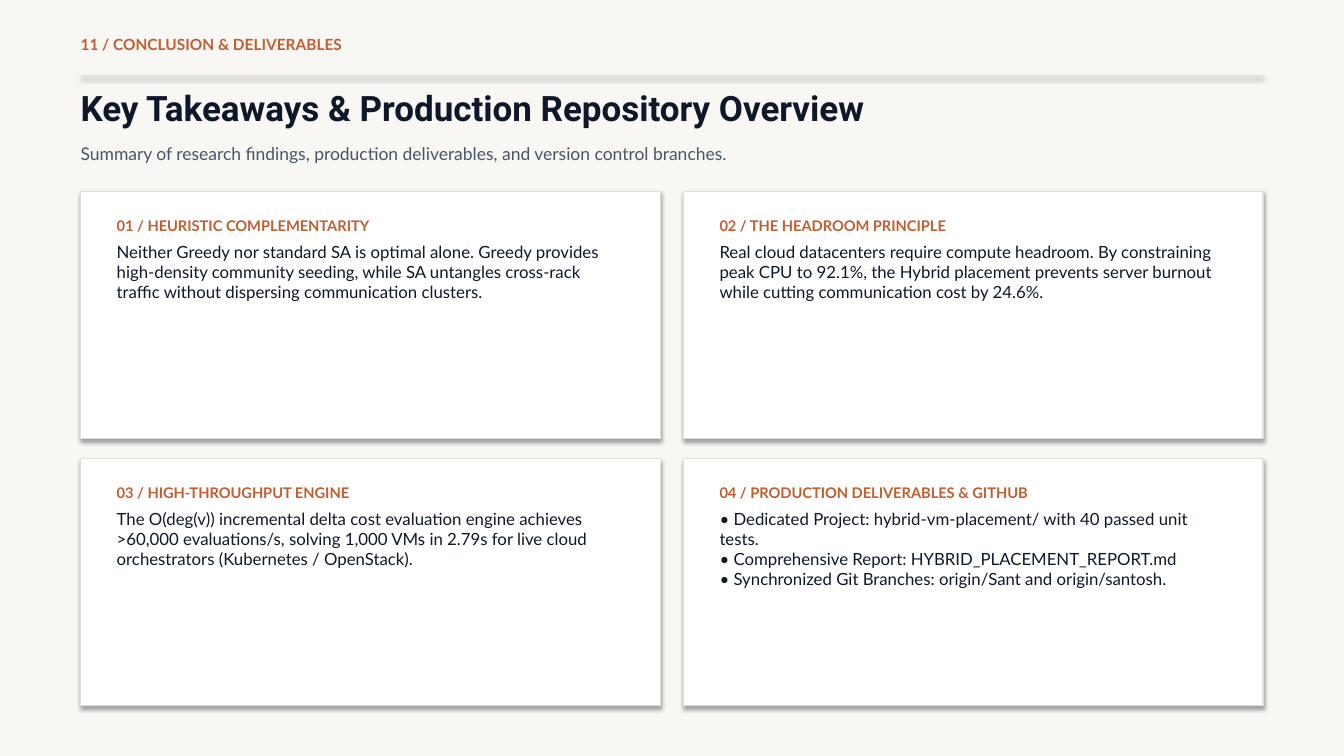
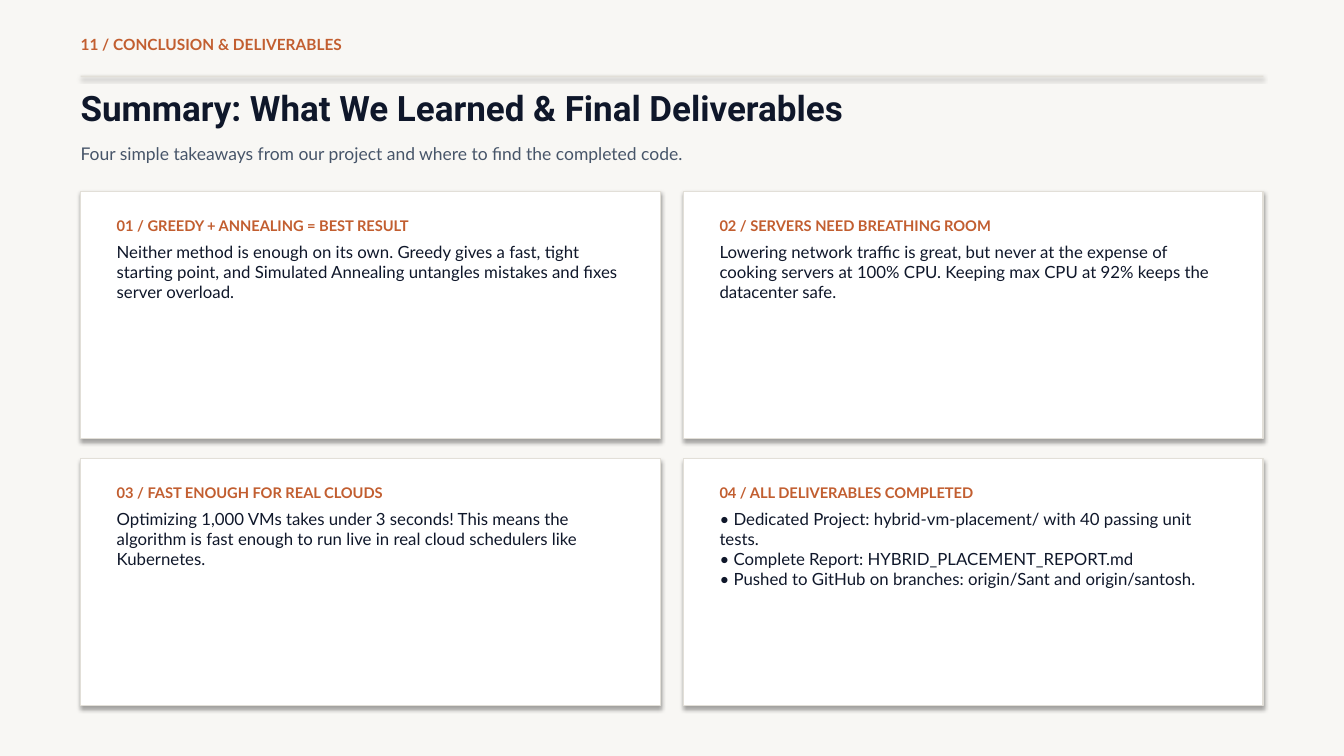
Before and after one commit to moparthipranav/CloudComputingProject, a slide deck: slide 12 of VM_Placement_Optimization_Presentation.pptx. Drawn at 1344x756 pixels with LibreOffice and Linux fonts; fonts in the diff are those of the drawing. Boxes give left, top, right and bottom in pixels: in the first picture for what was removed or moved away, otherwise in the second. Text is boxed around its words. In the diff, an @@ line names an element or a change of style, - is before the commit and + after.

```diff
--- a/VM_Placement_Optimization_Presentation.pptx
+++ b/VM_Placement_Optimization_Presentation.pptx
@@ text at (81, 94, 842, 129): text changed @@
-Key Takeaways & Production Repository Overview
+Summary: What We Learned & Final Deliverables
@@ text at (81, 147, 682, 163): text changed @@
-Summary of research findings, production deliverables, and version control branches.
+Four simple takeaways from our project and where to find the completed code.
@@ text at (117, 220, 617, 298): text changed @@
-01 / HEURISTIC COMPLEMENTARITY
-Neither Greedy nor standard SA is optimal alone. Greedy provides high-density community seeding, while SA untangles cross-rack traffic without dispersing communication clusters.
+01 / GREEDY + ANNEALING = BEST RESULT
+Neither method is enough on its own. Greedy gives a fast, tight starting point, and Simulated Annealing untangles mistakes and fixes server overload.
@@ text at (720, 220, 1209, 298): text changed @@
-02 / THE HEADROOM PRINCIPLE
-Real cloud datacenters require compute headroom. By constraining peak CPU to 92.1%, the Hybrid placement prevents server burnout while cutting communication cost by 24.6%.
+02 / SERVERS NEED BREATHING ROOM
+Lowering network traffic is great, but never at the expense of cooking servers at 100% CPU. Keeping max CPU at 92% keeps the datacenter safe.
@@ text at (117, 487, 577, 565): text changed @@
-03 / HIGH-THROUGHPUT ENGINE
-The O(deg(v)) incremental delta cost evaluation engine achieves >60,000 evaluations/s, solving 1,000 VMs in 2.79s for live cloud orchestrators (Kubernetes / OpenStack).
+03 / FAST ENOUGH FOR REAL CLOUDS
+Optimizing 1,000 VMs takes under 3 seconds! This means the algorithm is fast enough to run live in real cloud schedulers like Kubernetes.
@@ text at (720, 487, 1196, 588): text changed @@
-04 / PRODUCTION DELIVERABLES & GITHUB
-• Dedicated Project: hybrid-vm-placement/ with 40 passed unit tests.
-• Comprehensive Report: HYBRID_PLACEMENT_REPORT.md
-• Synchronized Git Branches: origin/Sant and origin/santosh.
+04 / ALL DELIVERABLES COMPLETED
+• Dedicated Project: hybrid-vm-placement/ with 40 passing unit tests.
+• Complete Report: HYBRID_PLACEMENT_REPORT.md
+• Pushed to GitHub on branches: origin/Sant and origin/santosh.
```
Also in this commit, not shown: 11 other slides changed, 3 other files.
